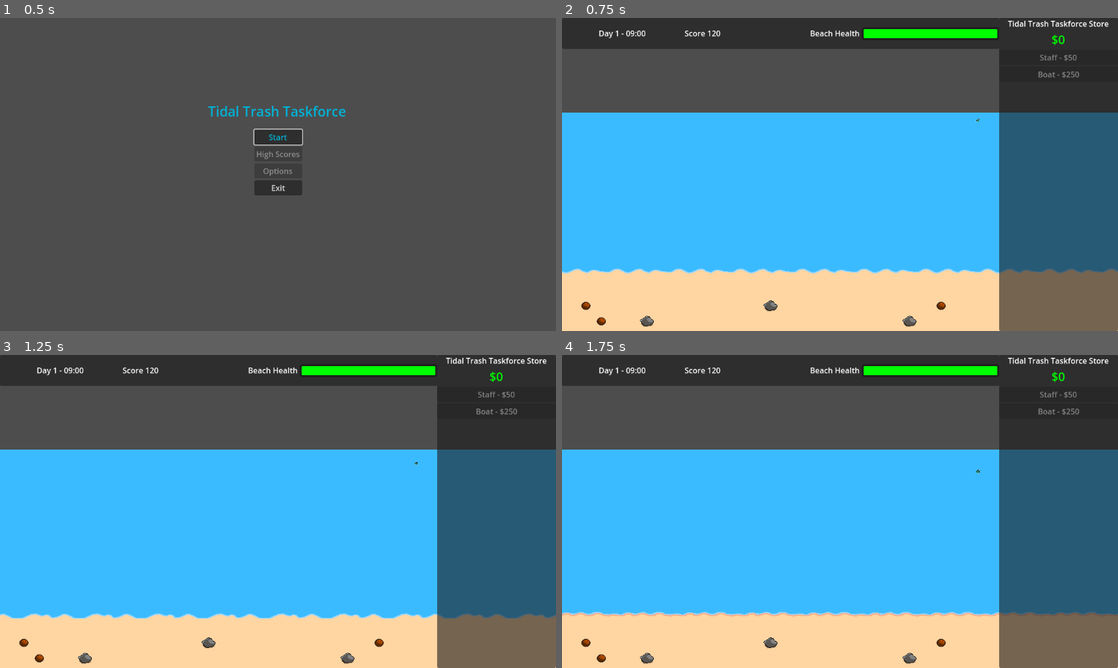
Above: before the commit, frames 1-4 (two rows, left to right).
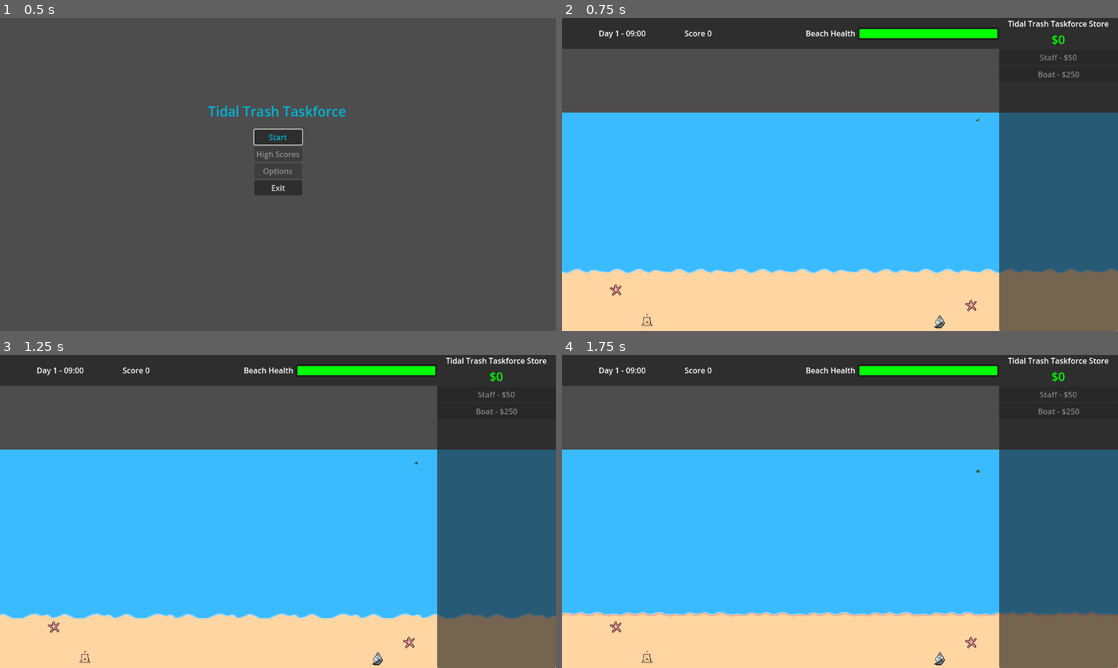
Above: after the commit, the same moments.

Repository: BlazingNeutron/calmbeforestorm
Game: Godot game, scene res://scenes/menu.tscn
Two runs of this game, one before a commit and one after it. Both use one fixed random seed, a clock stepped at 60 frames per second and the inputs below. Sound files missing from this copy of the repository are replaced by a short silence.
Inputs (mouse positions are in pixels of both pictures, inside the frame that each line leads up to):
- Up to frame 1 (0.5 s): no input
- Up to frame 2 (0.75 s): click "Start" at 0.5 s
- Up to frame 3 (1.25 s): no input
- Up to frame 4 (1.75 s): move the mouse to (979, 464) at 1.27 s; click (979, 464) at 1.35 s

Frame 1 is identical in both runs. In frame 2, 0.6% of the frame differs, in the area x 3-75%, y 3-100%; in frame 3, 0.6%; in frame 4, 0.6%.

Commit message:
Updated beach visuals and now displaying score

Diff:
--- a/assets/sprites/tilset.tres
+++ b/assets/sprites/tilset.tres
@@ -47,6 +47,19 @@
 0:7/0 = 0
 1:7/0 = 0
 2:7/0 = 0
+2:8/animation_columns = 2
+2:8/animation_frame_0/duration = 0.5
+2:8/animation_frame_1/duration = 0.5
+2:8/0 = 0
+4:8/animation_columns = 3
+4:8/animation_frame_0/duration = 15.0
+4:8/animation_frame_1/duration = 0.3
+4:8/animation_frame_2/duration = 0.3
+4:8/0 = 0
+0:8/animation_columns = 2
+0:8/animation_frame_0/duration = 11.0
+0:8/animation_frame_1/duration = 0.5
+0:8/0 = 0
 
 [resource]
 tile_size = Vector2i(32, 32)
--- a/scenes/game.tscn
+++ b/scenes/game.tscn
@@ -25,7 +25,7 @@
 tile_set = ExtResource("3_2kvtt")
 
 [node name="Ocean" type="TileMapLayer" parent="Tiles"]
-tile_map_data = PackedByteArray("AADp//z/BQAAAAYAAADp//3/BQA …(9088 unchanged characters)… AAAYAAAAcAAQABQAAAAYAAAAcAAUABQAAAAYAAADv/wgABQABAAcAAADz/wkABQAAAAcAAAD7/wgABQAAAAcAAAAEAAkABQAAAAcAAAAGAAgABQABAAcAAADw/wkABQABAAcAAAA=")
+tile_map_data = PackedByteArray("AADp//z/BQAAAAYAAADp//3/BQA …(9088 unchanged characters)… AAAYAAAAcAAQABQAAAAYAAAAcAAUABQAAAAYAAADz/wkABQACAAgAAADx/wcABQAAAAgAAAAIAAgABQAAAAgAAAAGAAkABQAEAAgAAAA=")
 tile_set = ExtResource("3_2kvtt")
 
 [node name="Dodads" parent="." instance=ExtResource("6_m8ls0")]
--- a/scenes/hud.tscn
+++ b/scenes/hud.tscn
@@ -83,10 +83,11 @@
 layout_mode = 2
 text = "Score"
 
-[node name="Score" type="Label" parent="TopPanel/HBoxContainer"]
+[node name="ScoreDisplay" type="Label" parent="TopPanel/HBoxContainer"]
+unique_name_in_owner = true
 layout_mode = 2
 size_flags_horizontal = 4
-text = "120"
+text = "0"
 
 [node name="ItemsRemaining" type="Label" parent="TopPanel/HBoxContainer"]
 layout_mode = 2
--- a/scripts/hud.gd
+++ b/scripts/hud.gd
@@ -9,6 +9,7 @@
 @onready var boat_button: Button = $StorePanel/StoreContainer/Boat
 @onready var game_over_screen: Control = $GameOverScreen
 @onready var time_of_day: Label = %TimeOfDay
+@onready var score_display: Label = %ScoreDisplay
 
 var day_count = 1
 var hour = 9
@@ -60,3 +61,4 @@
 		hour = 0
 		day_count += 1
 	time_of_day.text = "Day " + str(day_count) + " - " + ("%02d" % hour) + ":" + ("%02d" % minute)
+	score_display.text = str(GameManager.score)
